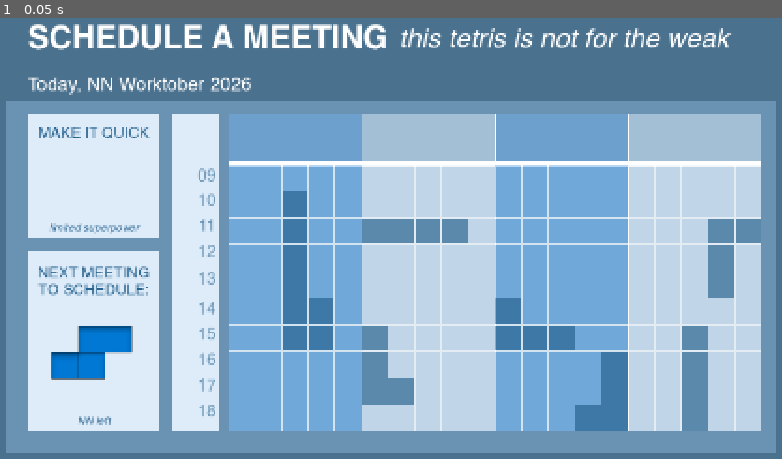
Above: before the commit, frame 1.
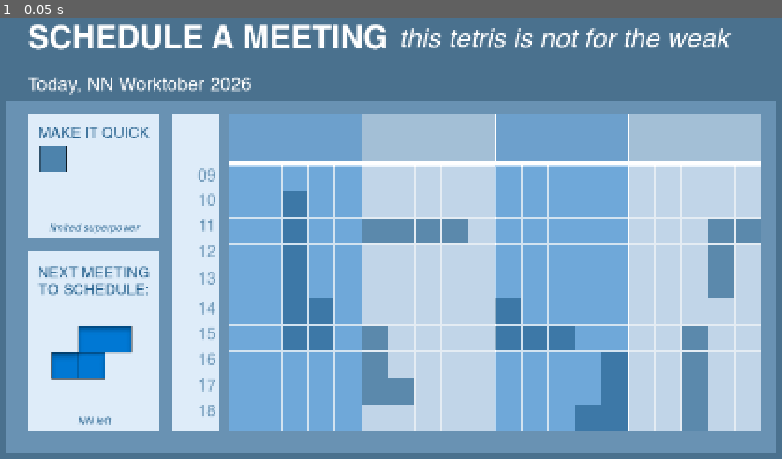
Above: after the commit, the same moment.

Repository: grkovalev/office-game
Game: Godot game, scene res://calendartetris.tscn
Two runs of this game, one before a commit and one after it. Both use one fixed random seed, a clock stepped at 60 frames per second and the inputs below. This scene is started directly instead of the project's main scene.
Inputs:
- Up to frame 1 (0.05 s): no input

The runs differ from the first frame. In frame 1, 0.2% of the frame differs, in the area x 4-9%, y 29-35%.

Commit message:
added quick shape sprite

Diff:
--- a/calendartetris.tscn
+++ b/calendartetris.tscn
@@ -12,6 +12,7 @@
 [ext_resource type="Texture2D" uid="uid://h3vuqnh2jtf3" path="res://ui_buttons/calendartetris/tetromino_pieces/shape_l.png" id="8_xt0v1"]
 [ext_resource type="Texture2D" uid="uid://cubvjfydm27r6" path="res://ui_buttons/calendartetris/tetromino_pieces/shape_j.png" id="9_sriha"]
 [ext_resource type="Texture2D" uid="uid://csu44dfogy51c" path="res://ui_buttons/calendartetris/tetromino_pieces/shape_t.png" id="10_sriha"]
+[ext_resource type="Texture2D" uid="uid://bfofcsvh8v2vi" path="res://ui_buttons/calendartetris/tetromino_pieces/shape_q_atlas.png" id="13_yv368"]
 
 [sub_resource type="Gradient" id="Gradient_k6kum"]
 colors = PackedColorArray(0.2901961, 0.44313726, 0.5568628, 1, 0.2901961, 0.44313726, 0.5568628, 1)
@@ -307,148 +308,158 @@
 [node name="spawn_slot_0" type="Node2D" parent="tetromino_lib" unique_id=1397780773]
 position = Vector2(200, 728)
 
-[node name="cal_border" type="Line2D" parent="." unique_id=1734831251]
+[node name="quickshape" type="Node2D" parent="." unique_id=1553301594]
+position = Vector2(128, 365)
+
+[node name="qshape_img" type="Sprite2D" parent="quickshape" unique_id=1530743556]
+texture = ExtResource("13_yv368")
+region_enabled = true
+region_rect = Rect2(0, 0, 51, 51)
+
+[node name="timescale" type="Node2D" parent="." unique_id=2095761498]
+
+[node name="09" type="Label" parent="timescale" unique_id=1430802931]
+offset_left = 392.0
+offset_top = 383.0
+offset_right = 432.0
+offset_bottom = 429.0
+theme_override_colors/font_color = Color(0, 0.27058825, 0.47058824, 0.5411765)
+theme_override_fonts/font = ExtResource("2_5beks")
+theme_override_font_sizes/font_size = 30
+text = "09"
+horizontal_alignment = 2
+autowrap_mode = 2
+
+[node name="10" type="Label" parent="timescale" unique_id=1135834557]
+offset_left = 392.0
+offset_top = 429.0
+offset_right = 432.0
+offset_bottom = 477.0
+theme_override_colors/font_color = Color(0, 0.27058825, 0.47058824, 0.5411765)
+theme_override_fonts/font = ExtResource("2_5beks")
+theme_override_font_sizes/font_size = 30
+text = "10"
+horizontal_alignment = 2
+autowrap_mode = 2
+
+[node name="11" type="Label" parent="timescale" unique_id=859251546]
+offset_left = 392.0
+offset_top = 477.0
+offset_right = 432.0
+offset_bottom = 525.0
+theme_override_colors/font_color = Color(0, 0.27058825, 0.47058824, 0.5411765)
+theme_override_fonts/font = ExtResource("2_5beks")
+theme_override_font_sizes/font_size = 30
+text = "11"
+horizontal_alignment = 2
+autowrap_mode = 2
+
+[node name="12" type="Label" parent="timescale" unique_id=670917275]
+offset_left = 392.0
+offset_top = 525.0
+offset_right = 432.0
+offset_bottom = 573.0
+theme_override_colors/font_color = Color(0, 0.27058825, 0.47058824, 0.5411765)
+theme_override_fonts/font = ExtResource("2_5beks")
+theme_override_font_sizes/font_size = 30
+text = "12"
+horizontal_alignment = 2
+autowrap_mode = 2
+
+[node name="13" type="Label" parent="timescale" unique_id=1025290633]
+offset_left = 392.0
+offset_top = 576.0
+offset_right = 432.0
+offset_bottom = 624.0
+theme_override_colors/font_color = Color(0, 0.27058825, 0.47058824, 0.5411765)
+theme_override_fonts/font = ExtResource("2_5beks")
+theme_override_font_sizes/font_size = 30
+text = "13"
+horizontal_alignment = 2
+autowrap_mode = 2
+
+[node name="14" type="Label" parent="timescale" unique_id=21697479]
+offset_left = 392.0
+offset_top = 632.0
+offset_right = 432.0
+offset_bottom = 680.0
+theme_override_colors/font_color = Color(0, 0.27058825, 0.47058824, 0.5411765)
+theme_override_fonts/font = ExtResource("2_5beks")
+theme_override_font_sizes/font_size = 30
+text = "14"
+horizontal_alignment = 2
+autowrap_mode = 2
+
+[node name="15" type="Label" parent="timescale" unique_id=1195965320]
+offset_left = 392.0
+offset_top = 680.0
+offset_right = 432.0
+offset_bottom = 728.0
+theme_override_colors/font_color = Color(0, 0.27058825, 0.47058824, 0.5411765)
+theme_override_fonts/font = ExtResource("2_5beks")
+theme_override_font_sizes/font_size = 30
+text = "15"
+horizontal_alignment = 2
+autowrap_mode = 2
+
+[node name="16" type="Label" parent="timescale" unique_id=1262723714]
+offset_left = 392.0
+offset_top = 728.0
+offset_right = 432.0
+offset_bottom = 776.0
+theme_override_colors/font_color = Color(0, 0.27058825, 0.47058824, 0.5411765)
+theme_override_fonts/font = ExtResource("2_5beks")
+theme_override_font_sizes/font_size = 30
+text = "16"
+horizontal_alignment = 2
+autowrap_mode = 2
+
+[node name="17" type="Label" parent="timescale" unique_id=580996626]
+offset_left = 392.0
+offset_top = 776.0
+offset_right = 432.0
+offset_bottom = 824.0
+theme_override_colors/font_color = Color(0, 0.27058825, 0.47058824, 0.5411765)
+theme_override_fonts/font = ExtResource("2_5beks")
+theme_override_font_sizes/font_size = 30
+text = "17"
+horizontal_alignment = 2
+autowrap_mode = 2
+
+[node name="18" type="Label" parent="timescale" unique_id=80319507]
+offset_left = 392.0
+offset_top = 824.0
+offset_right = 432.0
+offset_bottom = 872.0
+theme_override_colors/font_color = Color(0, 0.27058825, 0.47058824, 0.5411765)
+theme_override_fonts/font = ExtResource("2_5beks")
+theme_override_font_sizes/font_size = 30
+text = "18"
+horizontal_alignment = 2
+autowrap_mode = 2
+
+[node name="borders" type="Node2D" parent="." unique_id=1502087538]
+
+[node name="cal_border" type="Line2D" parent="borders" unique_id=1734831251]
 top_level = true
 position = Vector2(706, 280)
 points = PackedVector2Array(0, 596, 0, 0)
 width = 3.0
 
-[node name="cal_border2" type="Line2D" parent="." unique_id=938284024]
+[node name="cal_border2" type="Line2D" parent="borders" unique_id=938284024]
 top_level = true
 position = Vector2(956, 280)
 points = PackedVector2Array(0, 596, 0, 0)
 width = 3.0
 
-[node name="cal_border3" type="Line2D" parent="." unique_id=1507249782]
+[node name="cal_border3" type="Line2D" parent="borders" unique_id=1507249782]
 top_level = true
 position = Vector2(1206, 280)
 points = PackedVector2Array(0, 596, 0, 0)
 width = 3.0
 
-[node name="cal_border4" type="Line2D" parent="." unique_id=1807989735]
+[node name="cal_border4" type="Line2D" parent="borders" unique_id=1807989735]
 top_level = true
 position = Vector2(1200.067, 277.255)
 scale = Vector2(0.99214154, 1)
 points = PackedVector2Array(-750, 96, 258, 96)
-
-[node name="timescale" type="Node2D" parent="." unique_id=2095761498]
-
-[node name="09" type="Label" parent="timescale" unique_id=1430802931]
-offset_left = 392.0
-offset_top = 383.0
-offset_right = 432.0
-offset_bottom = 429.0
-theme_override_colors/font_color = Color(0, 0.27058825, 0.47058824, 0.5411765)
-theme_override_fonts/font = ExtResource("2_5beks")
-theme_override_font_sizes/font_size = 30
-text = "09"
-horizontal_alignment = 2
-autowrap_mode = 2
-
-[node name="10" type="Label" parent="timescale" unique_id=1135834557]
-offset_left = 392.0
-offset_top = 429.0
-offset_right = 432.0
-offset_bottom = 477.0
-theme_override_colors/font_color = Color(0, 0.27058825, 0.47058824, 0.5411765)
-theme_override_fonts/font = ExtResource("2_5beks")
-theme_override_font_sizes/font_size = 30
-text = "10"
-horizontal_alignment = 2
-autowrap_mode = 2
-
-[node name="11" type="Label" parent="timescale" unique_id=859251546]
-offset_left = 392.0
-offset_top = 477.0
-offset_right = 432.0
-offset_bottom = 525.0
-theme_override_colors/font_color = Color(0, 0.27058825, 0.47058824, 0.5411765)
-theme_override_fonts/font = ExtResource("2_5beks")
-theme_override_font_sizes/font_size = 30
-text = "11"
-horizontal_alignment = 2
-autowrap_mode = 2
-
-[node name="12" type="Label" parent="timescale" unique_id=670917275]
-offset_left = 392.0
-offset_top = 525.0
-offset_right = 432.0
-offset_bottom = 573.0
-theme_override_colors/font_color = Color(0, 0.27058825, 0.47058824, 0.5411765)
-theme_override_fonts/font = ExtResource("2_5beks")
-theme_override_font_sizes/font_size = 30
-text = "12"
-horizontal_alignment = 2
-autowrap_mode = 2
-
-[node name="13" type="Label" parent="timescale" unique_id=1025290633]
-offset_left = 392.0
-offset_top = 576.0
-offset_right = 432.0
-offset_bottom = 624.0
-theme_override_colors/font_color = Color(0, 0.27058825, 0.47058824, 0.5411765)
-theme_override_fonts/font = ExtResource("2_5beks")
-theme_override_font_sizes/font_size = 30
-text = "13"
-horizontal_alignment = 2
-autowrap_mode = 2
-
-[node name="14" type="Label" parent="timescale" unique_id=21697479]
-offset_left = 392.0
-offset_top = 632.0
-offset_right = 432.0
-offset_bottom = 680.0
-theme_override_colors/font_color = Color(0, 0.27058825, 0.47058824, 0.5411765)
-theme_override_fonts/font = ExtResource("2_5beks")
-theme_override_font_sizes/font_size = 30
-text = "14"
-horizontal_alignment = 2
-autowrap_mode = 2
-
-[node name="15" type="Label" parent="timescale" unique_id=1195965320]
-offset_left = 392.0
-offset_top = 680.0
-offset_right = 432.0
-offset_bottom = 728.0
-theme_override_colors/font_color = Color(0, 0.27058825, 0.47058824, 0.5411765)
-theme_override_fonts/font = ExtResource("2_5beks")
-theme_override_font_sizes/font_size = 30
-text = "15"
-horizontal_alignment = 2
-autowrap_mode = 2
-
-[node name="16" type="Label" parent="timescale" unique_id=1262723714]
-offset_left = 392.0
-offset_top = 728.0
-offset_right = 432.0
-offset_bottom = 776.0
-theme_override_colors/font_color = Color(0, 0.27058825, 0.47058824, 0.5411765)
-theme_override_fonts/font = ExtResource("2_5beks")
-theme_override_font_sizes/font_size = 30
-text = "16"
-horizontal_alignment = 2
-autowrap_mode = 2
-
-[node name="17" type="Label" parent="timescale" unique_id=580996626]
-offset_left = 392.0
-offset_top = 776.0
-offset_right = 432.0
-offset_bottom = 824.0
-theme_override_colors/font_color = Color(0, 0.27058825, 0.47058824, 0.5411765)
-theme_override_fonts/font = ExtResource("2_5beks")
-theme_override_font_sizes/font_size = 30
-text = "17"
-horizontal_alignment = 2
-autowrap_mode = 2
-
-[node name="18" type="Label" parent="timescale" unique_id=80319507]
-offset_left = 392.0
-offset_top = 824.0
-offset_right = 432.0
-offset_bottom = 872.0
-theme_override_colors/font_color = Color(0, 0.27058825, 0.47058824, 0.5411765)
-theme_override_fonts/font = ExtResource("2_5beks")
-theme_override_font_sizes/font_size = 30
-text = "18"
-horizontal_alignment = 2
-autowrap_mode = 2
Binary file added: ui_buttons/calendartetris/tetromino_pieces/shape_q_atlas.png
Not shown, added: ui_buttons/calendartetris/tetromino_pieces/shape_q_atlas.png.import
